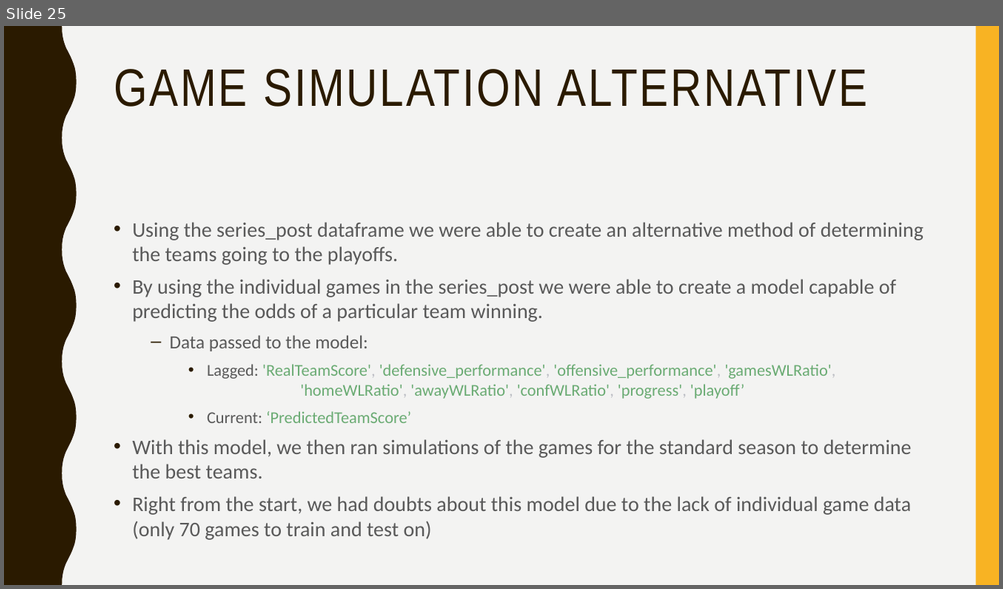
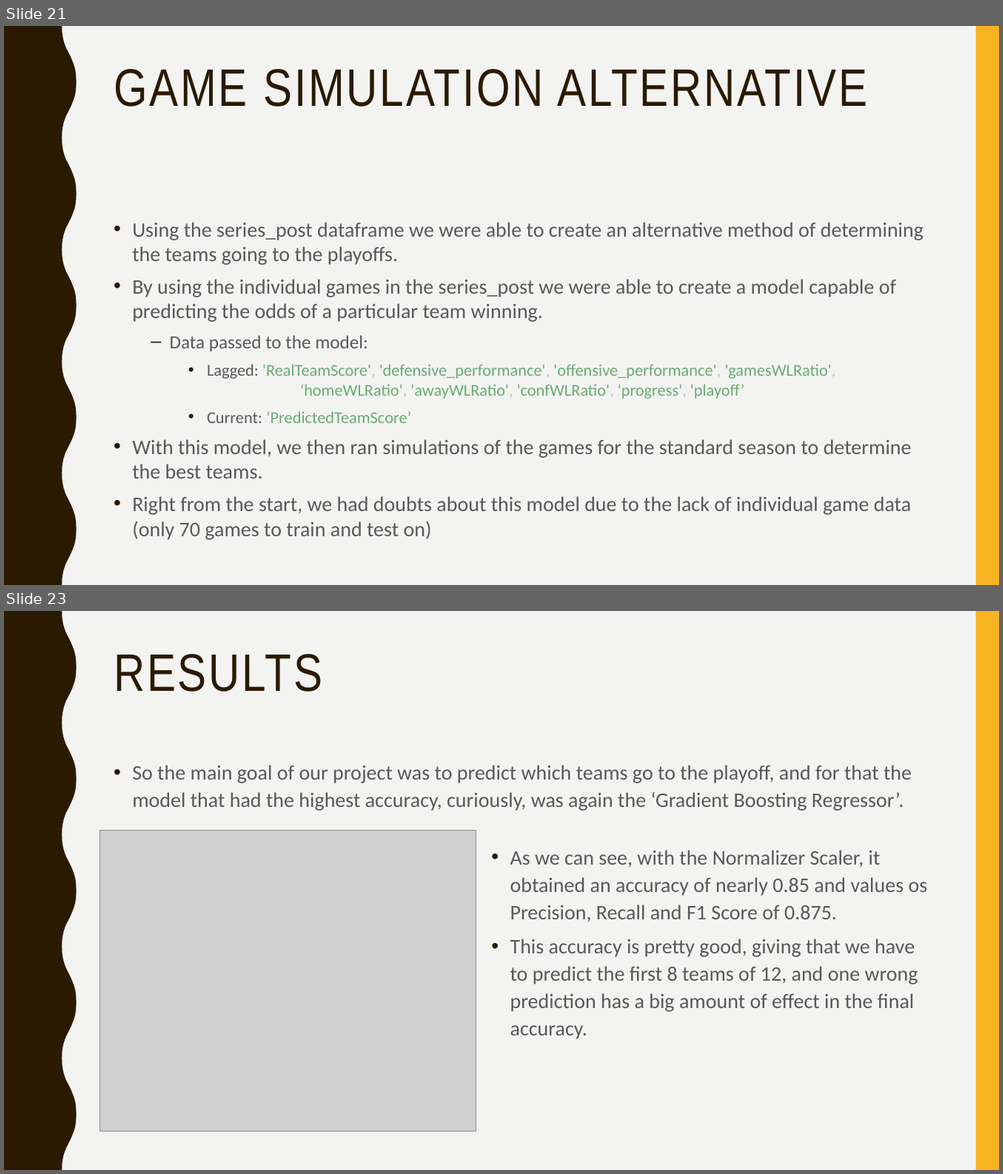
Before and after one commit to afs202005277/AC, a slide deck: ppt projeto.pptx. Shown one above the other, each under a label of ours: slide 25 before the commit, slides 21 and 23 after it; the slides between them are not shown. The pictures are 1003x589 and 1003x1174 pixels, drawn with LibreOffice and Linux fonts; fonts in the diff are those of the drawing; grey boxes stand for pictures. Boxes give left, top, right and bottom in pixels: in the first picture for what was removed or moved away, otherwise in the second. Text is boxed around its words. In the diff, an @@ line names an element or a change of style, - is before the commit and + after.

```diff
--- a/ppt projeto.pptx
+++ b/ppt projeto.pptx
@@ slide 23 added at <box>4,611,999,1170</box>, background #F3F3F2; not listed: 2 template elements that a slide beside it also shows @@
@@ title added at <box>114,654,322,692</box>, 51 pt, text #2A1A00 @@
+RESULTS
@@ text added at <box>132,765,911,811</box>, 20 pt, text #595959 @@
+• So the main goal of our project was to predict which teams go to the playoff, and for that the model that had the highest accuracy, curiously, was again the ‘Gradient Boosting Regressor’.
@@ picture added at <box>100,831,476,1132</box> @@
@@ text added at <box>510,850,928,1039</box>, 20 pt, text #595959 @@
+• As we can see, with the Normalizer Scaler, it obtained an accuracy of nearly 0.85 and values os Precision, Recall and F1 Score of 0.875.
+• This accuracy is pretty good, giving that we have to predict the first 8 teams of 12, and one wrong prediction has a big amount of effect in the final accuracy.
@@ what was slide 25 is now slide 21 @@
```
Also in this commit, not shown: 1 slide changed, 18 other slides added, 4 slides removed, 1 other file.
